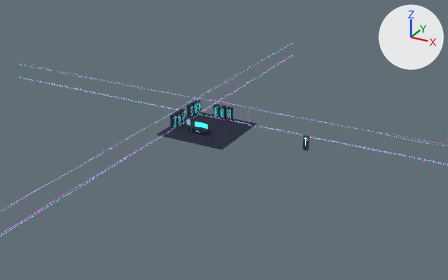
The glTF model public/models/server-room.glb, before and after one commit.
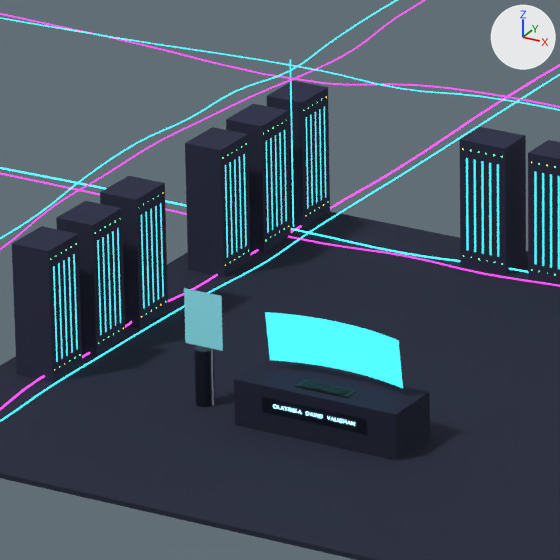
Each version is shown from a 50 mm camera at (55.6, -94.6, 45.7) aimed at (4.3, -1.3, -0.9), then close up on the part from 38% to 50% of the width and 33% to 52% of the height. Lighting does not change. The marker at upper right points along +X, +Y and +Z. The last two pictures show the newer version. Where no turn or scale is listed for an object, it has been applied to the vertices. Vertices at exactly the same position are counted once.

In view in the first close-up: 'Desk', 'Floor', 'HoloPedestal', 'Monitor', 'OperatorHolo', 'Rack_capitol-alpha', 'Rack_datafest-2026', 'Rack_econos', 'Rack_linuxbenchhub', 'Rack_micromatch', 'Rack_ocaml-lob', 'Rack_staija', 'Rack_studysprint' and 20 more.
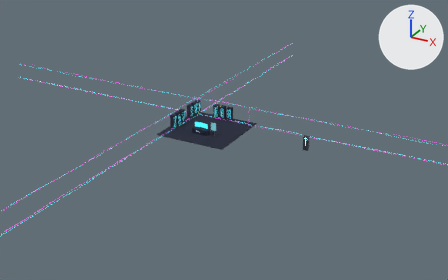
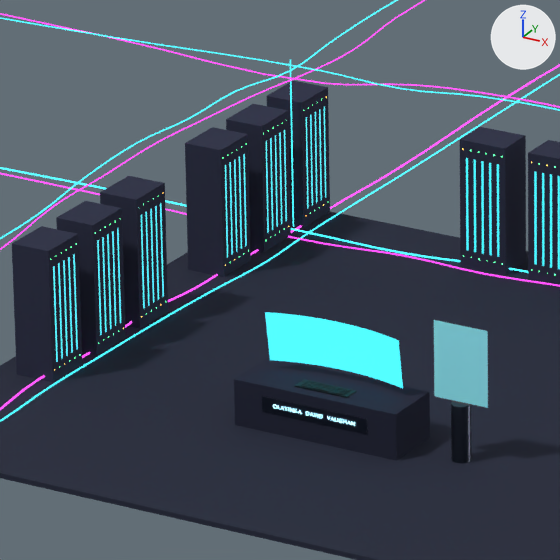
Boxes (x1, y1, x2, y2) around the edits, measured in the close-ups (560 x 560 px):
'OperatorHolo', reshaped, moved (38% wider, 39% taller)
    before: (184, 288, 223, 351)
    after: (434, 320, 488, 408)
'HoloPedestal', moved
    before: (194, 345, 215, 407)
    after: (451, 401, 472, 464)

What the commit changed:
me_plane_001 is used by ob_operatorholo; location (-2.7, -2.5, 1.66).
me_plane_001 had 4 vertices, 2 faces and spanned x -0.4..0.4, y 0.0, z -0.54..0.54.
me_plane_001 now has 4 vertices, 2 faces and spans x -0.55..0.55, y 0.0, z -0.74..0.74.
Part 1, on me_plane_001:
Vertex 0 of me_plane_001 moves from (-0.4, 0.0, -0.54) at pixel (185, 342) to (-0.55, 0.0, -0.74) at pixel (434, 396).
Vertex 1 of me_plane_001 moves from (0.4, 0.0, -0.54) at pixel (222, 350) to (0.55, 0.0, -0.74) at pixel (487, 407).
Vertex 2 of me_plane_001 moves from (-0.4, 0.0, 0.54) at pixel (184, 288) to (-0.55, 0.0, 0.74) at pixel (433, 319).
Vertex 3 of me_plane_001 moves from (0.4, 0.0, 0.54) at pixel (221, 295) to (0.55, 0.0, 0.74) at pixel (487, 331).
Object 'HoloPedestal' (ob_holopedestal) moves from (-2.7, -2.5, 0.55) to (2.7, -2.5, 0.55).
Object 'OperatorHolo' (ob_operatorholo) moves from (-2.7, -2.5, 1.66) to (2.7, -2.5, 1.86).
